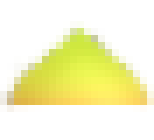
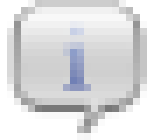
Comparing the layer stacks of the two w=154, h=140 images. Changes:
added layer "Capa pegada #2" above "Capa pegada #1" over [7, 0, 147, 140]
hid "Copia de Capa pegada" over [0, 21, 154, 112]
